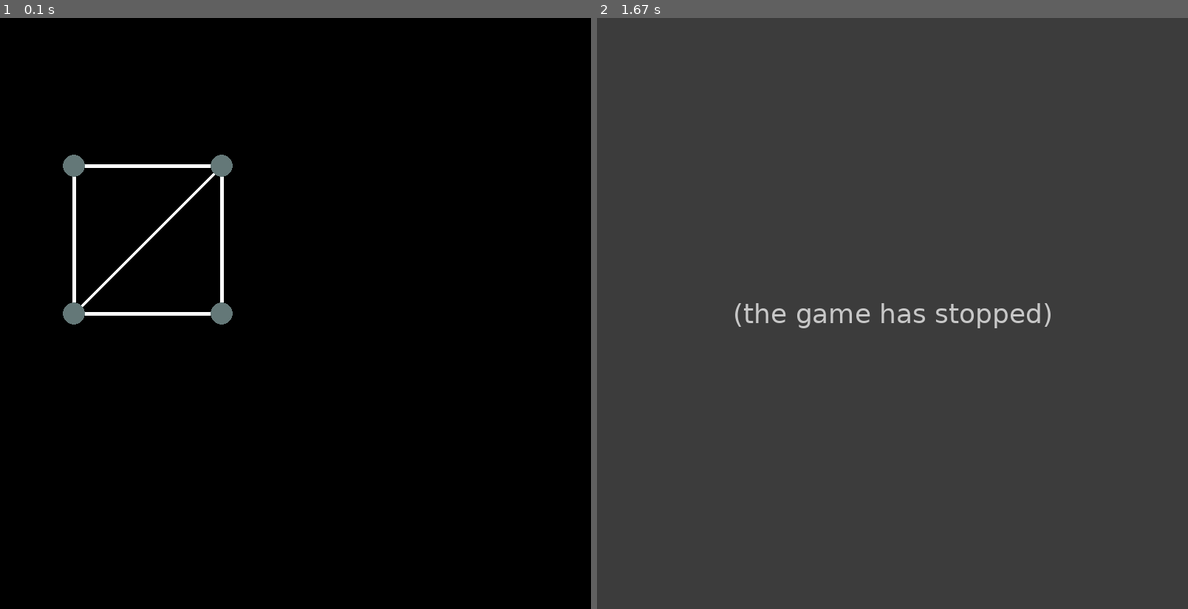
Above: before the commit, frames 1-2 (left to right).
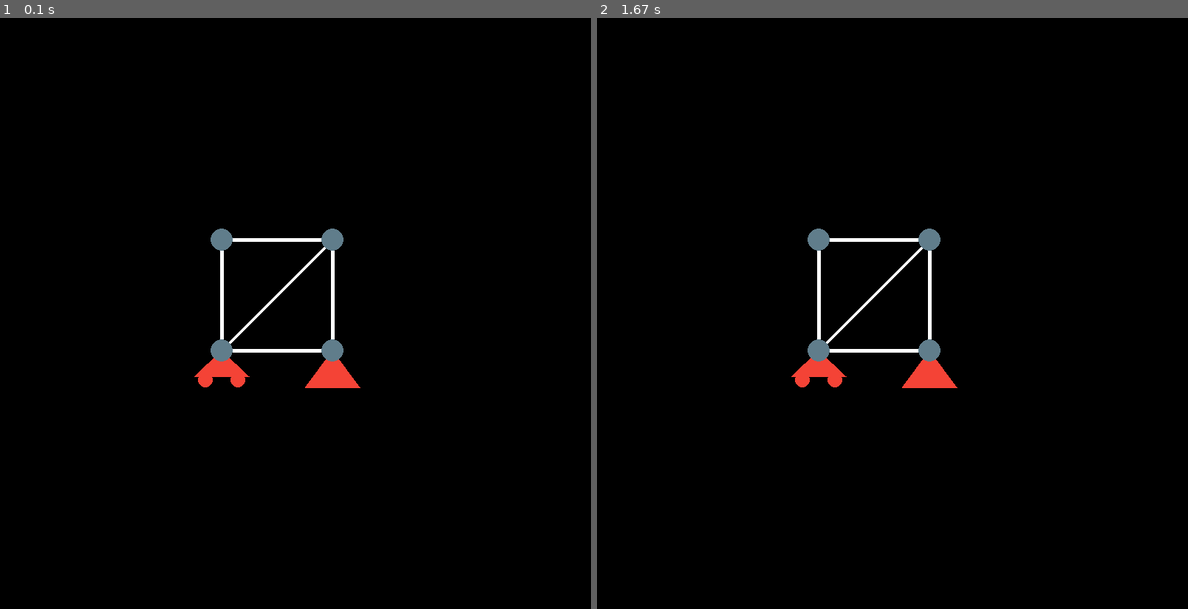
Above: after the commit, the same moments.

Repository: vinnnyr/Vinny-Truss-Solver
Game: pygame game, started from newMain.py
Two runs of this game, one before a commit and one after it. Both use one fixed random seed, a clock stepped at 60 frames per second and the inputs below.
Inputs (mouse positions are in pixels of both pictures, inside the frame that each line leads up to):
- Up to frame 1 (0.1 s): no input
- Up to frame 2 (1.67 s): tap 1 at 0.33 s; click (951, 443) at 0.72 s; tap 2 at 1.5 s

The runs differ from the first frame. In frame 1, 2.4% of the frame differs, in the area x 10-61%, y 23-63%; in frame 2, 100%, in the area x 0-100%, y 0-100%.
Error before the commit: AttributeError: 'Member' object has no attribute 'x' (newMain.py line 107); the game stopped at 0.72 s (later frames are placeholders)

Commit message:
Pin and Roller Support

Diff:
--- a/newMain.py
+++ b/newMain.py
@@ -2,7 +2,8 @@
 import math
 
 white = (255, 255, 255)
-grey = (100, 120, 120)
+grey = (96, 125, 139)
+red = (244, 67, 54)
 black = (0, 0, 0)
 
 
@@ -11,12 +12,12 @@
     def __init__(self):
         self.membList = []
 
-    def create(self,pos):  # will be called when mouse is clicked
+    def createMemb(self, pos):  # will be called when mouse is clicked
         if len(self.membList) > 0:  # If membList is populated
             lastMemb = self.membList[len(self.membList) - 1]  # get the last member
             if lastMemb.moving:
                 self.startPosList = self.getStartPos()
-                var = checkCollide(self.startPosList,pos, 15)
+                var = checkCollide(self.startPosList, pos, 15)
                 lastMemb.moving = False  # If this was entered, the member is now "complete"
                 if var:
                     if var.__class__.__name__ == 'list':
@@ -33,20 +34,33 @@
         else:  # No membList population, start one.
             self.addMemb((mouseX, mouseY))
 
+    def createForce(self, pos, type):
+        var = checkCollide(self.structNodes, pos, 50)
+        if var:
+            if var.__class__.__name__ == 'list':
+                var = var[0]  # this condition happens when you trace over members
+            nodeInInterest = var
+            nodeInInterest.addForce((nodeInInterest.x, nodeInInterest.y), type)
+
     def addMemb(self, pos):
         self.membList.append(Member(pos))
-    def forceMembPos(self,pos1,pos2):
+
+    def forceMembPos(self, pos1, pos2):
         self.addMemb(pos1)
         membInFocus = self.membList[len(self.membList) - 1]
         membInFocus.moving = False
         membInFocus.endPos = pos2
 
-    def testingScenario(self):
-        self.forceMembPos((100,200),(100,400))
-        self.forceMembPos((100, 200), (300, 200))
-        self.forceMembPos((100,400),(300,400))
-        self.forceMembPos((100,400),(300,200))
-        self.forceMembPos((300,200),(300,400))
+    def testingScenario(self):  # This function generates a known truss
+        a = 300
+        b = 150
+        self.forceMembPos((a, a), (a, a + b))
+        self.forceMembPos((a, a + b), (a + b, a))
+        self.forceMembPos((a, a + b), (a + b, a + b))
+        self.forceMembPos((a, a), (a + b, a))
+        self.forceMembPos((a + b, a), (a + b, a + b))
+        self.createForce((a, a + b), 'roller')
+        self.createForce((a + b, a + b), 'pin')
 
     def getStartPos(self):
         list = []
@@ -55,14 +69,16 @@
         return list
 
     def display(self):
+        self.structNodes = []  # running list of all the nodes of the struct
         for m in self.membList:
             m.display()
+            self.structNodes = self.structNodes + m.nodeList
 
 
 class Member:
     def __init__(self, startPos):
         self.startPos = startPos
-        #self.endPos = (mouseX, mouseY)
+        # self.endPos = (mouseX, mouseY)
         self.nodeList = []
         self.nodeList.append(Node(self.startPos, True))  # pygame.draw.circle(screen, grey, self.startPos, 15)
         self.color = white  # white
@@ -75,6 +91,7 @@
         pygame.draw.line(screen, self.color, self.startPos, self.endPos, 5)
         if self.moving == False & len(self.nodeList) < 2:  # Each member only has two nodes
             self.nodeList.append(Node(self.endPos, False))  # pygame.draw.circle(screen, grey, self.endPos, 15)
+            (self.x, self.y) = self.endPos
         for n in self.nodeList:
             n.display()
 
@@ -86,9 +103,51 @@
         self.r = 15
         (self.x, self.y) = pos
         self.color = grey
+        self.forceList = []
+
+    def addForce(self, pos, type):
+        # print(type)
+        if type == 'pin':
+            self.forceList.append(PinSupport(pos))
+        elif type == 'roller':
+            self.forceList.append(Roller(pos))
 
     def display(self):
         pygame.draw.circle(screen, self.color, self.pos, self.r)
+        for f in self.forceList:
+            f.display()
+
+
+# The following 3 classes are types of Forces
+
+class PinSupport:
+    def __init__(self, pos):
+        self.pos = pos
+        (self.x, self.y) = self.pos
+        self.color = red
+
+    def display(self):
+        self.p1 = self.pos
+        self.p2 = (self.x - 37, self.y + 50)
+        self.p3 = (self.x + 37, self.y + 50)
+        pygame.draw.polygon(screen, self.color, (self.p1, self.p2, self.p3), 0)
+
+
+class Roller:
+    def __init__(self, pos):
+        self.pos = pos
+        (self.x, self.y) = self.pos
+        self.color = red
+
+    def display(self):
+        self.p1 = self.pos
+        self.p2 = (self.x - 37, self.y + 35)
+        self.p3 = (self.x + 37, self.y + 35)
+        self.p4 = (self.x + 22, self.y + 40)
+        self.p5 = (self.x - 22, self.y + 40)
+        pygame.draw.polygon(screen, self.color, (self.p1, self.p2, self.p3), 0)
+        pygame.draw.circle(screen, self.color, self.p4, 10, 0)
+        pygame.draw.circle(screen, self.color, self.p5, 10, 0)
 
 
 def checkCollide(classList, pos, r):
@@ -99,6 +158,7 @@
     list = []
     for p in classList:
         className = p.__class__.__name__
+        # print(className)
         if className == 'tuple':  # if classList is a list of tups, unpack the tup
             (a, b) = p
             if abs(math.hypot(a - x, b - y)) <= r:
@@ -125,15 +185,38 @@
     'Futura',
     18)  # IF this doesnt work, replace the string 'Futura' with the variable defaultFont
 mainStruct = Structure()  # init structure
-mainStruct.testingScenario()
+count = 0
 done = False
+mode = 0
 while not done:
+    # Following section is to generte the intial testing struct
+    count = count + 1
+    if count > 1:
+        if count < 5:
+            mainStruct.testingScenario()
+
+    # Main Program:
     (mouseX, mouseY) = pygame.mouse.get_pos()  # Global Variables mouseX and mouseY
     for event in pygame.event.get():
         if event.type == pygame.QUIT:
             done = True
-        if event.type == pygame.MOUSEBUTTONDOWN:
-            mainStruct.create((mouseX,mouseY))
+        elif event.type == pygame.MOUSEBUTTONDOWN:
+            if mode == 0:
+                mainStruct.createMemb((mouseX, mouseY))
+            else:
+                if mode == 1:
+                    fType = 'pin'
+                elif mode == 2:
+                    fType = 'roller'
+                mainStruct.createForce((mouseX, mouseY), fType)
+        elif event.type == pygame.KEYDOWN:
+            if event.key == pygame.K_0:
+                mode = 0
+            elif event.key == pygame.K_1:
+                mode = 1
+            elif event.key == pygame.K_2:
+                mode = 2
+            print("Game Mode:" + str(mode))
 
     # Display, Flip, Tick
     screen.fill((0, 0, 0))  # black
